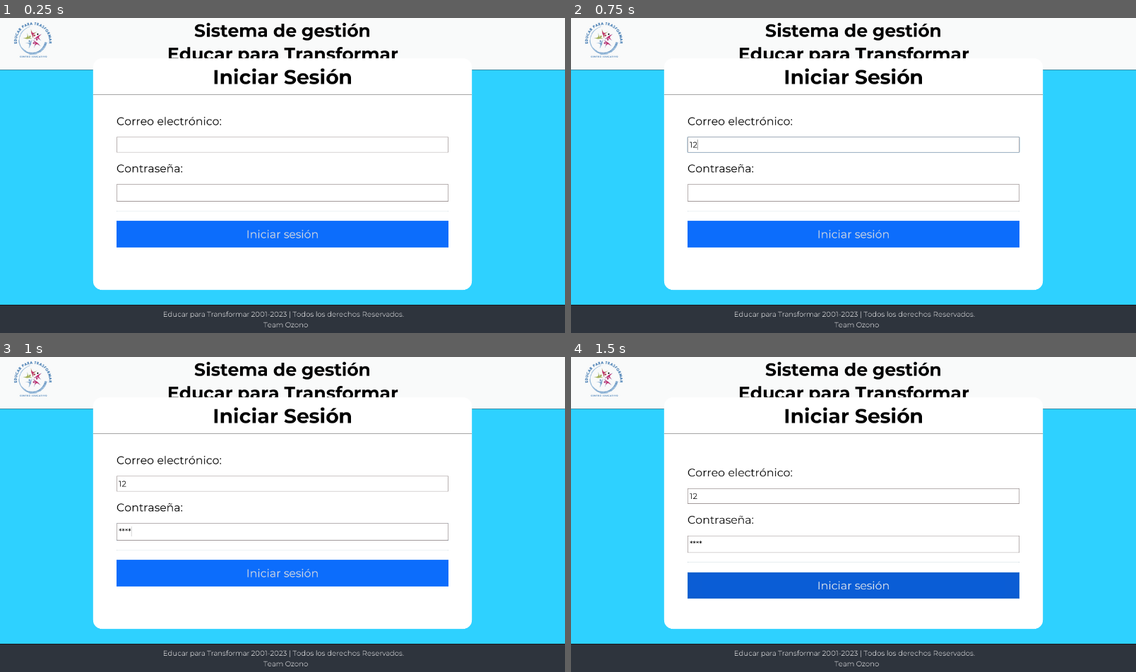
Above: before the commit, frames 1-4 (two rows, left to right).
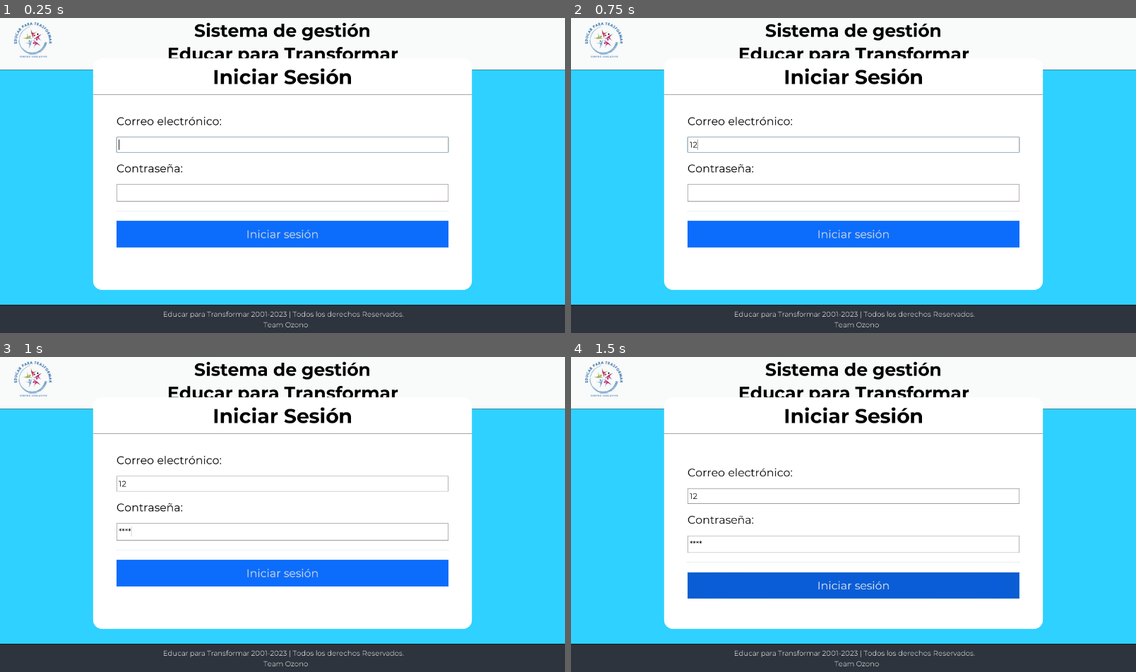
Above: after the commit, the same moments.

Repository: Matias-Barboza/DesktopAppEducarParaTransformar
Game: Godot game, scene res://Pantallas/PantallaInicioDeSesion.tscn
Two runs of this game, one before a commit and one after it. Both use one fixed random seed, a clock stepped at 60 frames per second and the inputs below.
Inputs (mouse positions are in pixels of both pictures, inside the frame that each line leads up to):
- Up to frame 1 (0.25 s): no input
- Up to frame 2 (0.75 s): click (853, 144) at 0.52 s; type "12" at 0.6 s
- Up to frame 3 (1 s): click (282, 530) at 0.75 s; type "Alex" at 0.83 s
- Up to frame 4 (1.5 s): click "Iniciar sesión" at 1.25 s

The runs differ from the first frame. In frame 1, 0.3% of the frame differs, in the area x 20-80%, y 37-43%; in frame 2, nothing differs; in frame 3, nothing differs; in frame 4, nothing differs.

Commit message:
Layout de notas docente
Y arregle la porqueria de login de mati que uso mal el nodo

Diff:
--- a/Pantallas/Login.gd
+++ b/Pantallas/Login.gd
@@ -23,7 +23,7 @@
 
 
 func _ready():
-
+	correo.grab_focus()
 	label_datos_invalidos.visible = false
 	spinner_carga.visible = false
 	viene_de_error = false
--- a/Pantallas/PantallaDocente.gd
+++ b/Pantallas/PantallaDocente.gd
@@ -29,6 +29,9 @@
 onready var panel_bienvenida = $PanelBienvenida
 
 onready var panel_nota = $PanelNota
+onready var label_nota_nombre = $PanelNota/LabelNotaAlumno
+onready var label_nota_materia = $PanelNota/LabelNotaMateria
+
 onready var panel_seleccion_notas = $PanelSeleccionNota
 onready var seleccion_materia_nota = $PanelSeleccionNota/OptionButtonMaterias
 onready var seleccion_alumno_nota = $PanelSeleccionNota/OptionButtonAlumnos
@@ -49,6 +52,7 @@
 	panel_seleccion_notas.visible = false
 	panel_materia.visible = false
 	panel_seleccion_materia.visible = false
+	panel_nota.visible = false
 	label_bienvenida.text = "Bienvenido " + Globals.nombreCompleto
 
 	paneles = [panel_bienvenida, panel_horario, panel_seleccion_notas, panel_materia, panel_seleccion_materia, panel_nota]
@@ -100,6 +104,9 @@
 	if response_code == 200:
 		var json = JSON.parse(body.get_string_from_utf8())
 		alumnos = json
+		tabla_alumno.reiniciar_tabla()
+		arreglo_alumnos = []
+		yield(get_tree().create_timer(0.5), "timeout")
 		for alumno in json.result:
 			datos_alumno.insert(0,alumno.file_number)
 			datos_alumno.insert(1,alumno.lastname)
@@ -214,3 +221,6 @@
 
 func _on_alumnoNota_item_selected(index):
 	var alumno = listaAlumnos[index]
+	label_nota_nombre.text = "Notas de " + str(alumno["lastname"]) + ", " + str(alumno["firstname"])
+	label_nota_materia.text = str(materia_seleccionada["class_name"] + " ("+ str(materia_seleccionada["division"]["division_name"]) + ")")
+	activar_panel(panel_nota)
--- a/Pantallas/PantallaDocente.tscn
+++ b/Pantallas/PantallaDocente.tscn
@@ -95,7 +95,71 @@
 size = 30
 font_data = ExtResource( 1 )
 
-[sub_resource type="StyleBoxFlat" id=46]
+[sub_resource type="DynamicFontData" id=46]
+font_path = "res://Recursos/Montserrat-Regular.ttf"
+
+[sub_resource type="DynamicFont" id=57]
+size = 18
+font_data = SubResource( 46 )
+
+[sub_resource type="StyleBoxFlat" id=58]
+content_margin_left = 5.0
+content_margin_right = 5.0
+content_margin_top = 6.0
+content_margin_bottom = 6.0
+bg_color = Color( 1, 1, 1, 1 )
+border_width_left = 1
+border_width_top = 1
+border_width_right = 1
+border_width_bottom = 1
+border_color = Color( 0.603922, 0.564706, 0.564706, 1 )
+
+[sub_resource type="DynamicFont" id=59]
+size = 18
+font_data = SubResource( 46 )
+
+[sub_resource type="StyleBoxFlat" id=60]
+content_margin_left = 5.0
+content_margin_right = 5.0
+content_margin_top = 6.0
+content_margin_bottom = 6.0
+bg_color = Color( 1, 1, 1, 1 )
+border_width_left = 1
+border_width_top = 1
+border_width_right = 1
+border_width_bottom = 1
+border_color = Color( 0.603922, 0.564706, 0.564706, 1 )
+
+[sub_resource type="DynamicFont" id=61]
+size = 18
+font_data = SubResource( 46 )
+
+[sub_resource type="StyleBoxFlat" id=62]
+content_margin_left = 5.0
+content_margin_right = 5.0
+content_margin_top = 6.0
+content_margin_bottom = 6.0
+bg_color = Color( 1, 1, 1, 1 )
+border_width_left = 1
+border_width_top = 1
+border_width_right = 1
+border_width_bottom = 1
+border_color = Color( 0.603922, 0.564706, 0.564706, 1 )
+
+[sub_resource type="DynamicFont" id=63]
+size = 25
+font_data = ExtResource( 5 )
+
+[sub_resource type="StyleBoxFlat" id=64]
+bg_color = Color( 0.0431373, 0.368627, 0.843137, 1 )
+
+[sub_resource type="StyleBoxFlat" id=65]
+bg_color = Color( 0.0392157, 0.345098, 0.792157, 1 )
+
+[sub_resource type="StyleBoxFlat" id=66]
+bg_color = Color( 0.0509804, 0.431373, 0.992157, 1 )
+
+[sub_resource type="StyleBoxFlat" id=67]
 bg_color = Color( 1, 1, 1, 1 )
 
 [sub_resource type="StyleBoxFlat" id=35]
@@ -289,6 +353,138 @@
 align = 1
 valign = 1
 
+[node name="PanelNota" type="Panel" parent="."]
+anchor_right = 1.0
+anchor_bottom = 1.0
+margin_left = 449.0
+margin_top = 316.0
+margin_right = -449.0
+margin_bottom = -240.0
+custom_styles/panel = SubResource( 47 )
+
+[node name="LabelNotaAlumno" type="Label" parent="PanelNota"]
+anchor_left = 0.0283757
+anchor_top = 0.019084
+anchor_right = 0.97456
+anchor_bottom = 0.0916031
+custom_fonts/font = SubResource( 52 )
+text = "Notas de"
+align = 1
+valign = 1
+__meta__ = {
+"_edit_use_anchors_": true
+}
+
+[node name="LabelNotaMateria" type="Label" parent="PanelNota"]
+anchor_left = 0.245597
+anchor_top = 0.177481
+anchor_right = 0.754403
+anchor_bottom = 0.25
+custom_fonts/font = SubResource( 52 )
+text = "Materia"
+align = 1
+valign = 1
+__meta__ = {
+"_edit_use_anchors_": true
+}
+
+[node name="LabelNota1" type="Label" parent="PanelNota"]
+anchor_left = 0.0166341
+anchor_top = 0.343511
+anchor_right = 0.277887
+anchor_bottom = 0.416031
+custom_fonts/font = SubResource( 52 )
+text = "Primer Trimestre"
+align = 1
+valign = 1
+__meta__ = {
+"_edit_use_anchors_": true
+}
+
+[node name="LabelNota2" type="Label" parent="PanelNota"]
+anchor_left = 0.354207
+anchor_top = 0.34542
+anchor_right = 0.646771
+anchor_bottom = 0.417939
+custom_fonts/font = SubResource( 52 )
+text = "Segundo Trimestre"
+align = 1
+valign = 1
+__meta__ = {
+"_edit_use_anchors_": true
+}
+
+[node name="LabelNota3" type="Label" parent="PanelNota"]
+anchor_left = 0.7182
+anchor_top = 0.343511
+anchor_right = 0.979452
+anchor_bottom = 0.416031
+custom_fonts/font = SubResource( 52 )
+text = "Tercer Trimestre"
+align = 1
+valign = 1
+__meta__ = {
+"_edit_use_anchors_": true
+}
+
+[node name="LineEdit" type="LineEdit" parent="PanelNota"]
+anchor_left = 0.104697
+anchor_top = 0.437023
+anchor_right = 0.17319
+anchor_bottom = 0.503817
+custom_colors/cursor_color = Color( 0, 0, 0, 1 )
+custom_colors/font_color = Color( 0, 0, 0, 1 )
+custom_fonts/font = SubResource( 57 )
+custom_styles/normal = SubResource( 58 )
+caret_blink = true
+__meta__ = {
+"_edit_use_anchors_": true
+}
+
+[node name="LineEdit2" type="LineEdit" parent="PanelNota"]
+anchor_left = 0.465753
+anchor_top = 0.437023
+anchor_right = 0.534247
+anchor_bottom = 0.503817
+custom_colors/cursor_color = Color( 0, 0, 0, 1 )
+custom_colors/font_color = Color( 0, 0, 0, 1 )
+custom_fonts/font = SubResource( 59 )
+custom_styles/normal = SubResource( 60 )
+caret_blink = true
+__meta__ = {
+"_edit_use_anchors_": true
+}
+
+[node name="LineEdit3" type="LineEdit" parent="PanelNota"]
+anchor_left = 0.803327
+anchor_top = 0.437023
+anchor_right = 0.87182
+anchor_bottom = 0.503817
+custom_colors/cursor_color = Color( 0, 0, 0, 1 )
+custom_colors/font_color = Color( 0, 0, 0, 1 )
+custom_fonts/font = SubResource( 61 )
+custom_styles/normal = SubResource( 62 )
+caret_blink = true
+__meta__ = {
+"_edit_use_anchors_": true
+}
+
+[node name="ButtonIS" type="Button" parent="PanelNota"]
+anchor_left = 0.393836
+anchor_top = 0.568702
+anchor_right = 0.606164
+anchor_bottom = 0.683206
+rect_min_size = Vector2( 0, 60 )
+focus_previous = NodePath("../TextEditContrasenha")
+custom_fonts/font = SubResource( 63 )
+custom_styles/hover = SubResource( 64 )
+custom_styles/pressed = SubResource( 65 )
+custom_styles/normal = SubResource( 66 )
+text = "Aceptar"
+__meta__ = {
+"_edit_use_anchors_": true
+}
+
 [node name="PanelHorario" type="Panel" parent="."]
 visible = false
 anchor_left = 0.068
@@ -448,10 +644,6 @@
 margin_bottom = -45.0
 disabled = true
 text = "Seleccione alumno"
-
-[node name="PanelNota" type="Panel" parent="."]
-margin_right = 40.0
-margin_bottom = 40.0
 
 [node name="PanelLateral" type="Panel" parent="."]
 anchor_right = 0.132
Not shown: 3 places in Pantallas/PantallaDocente.tscn that only renumber resources
